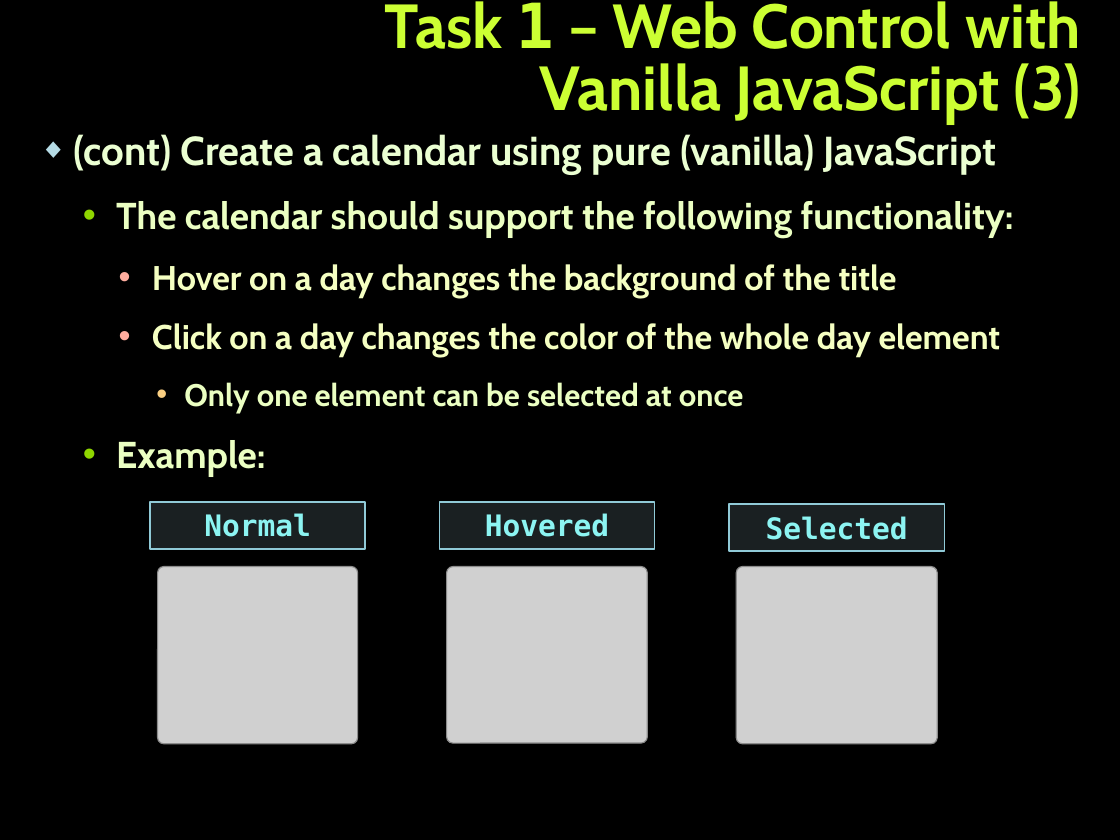
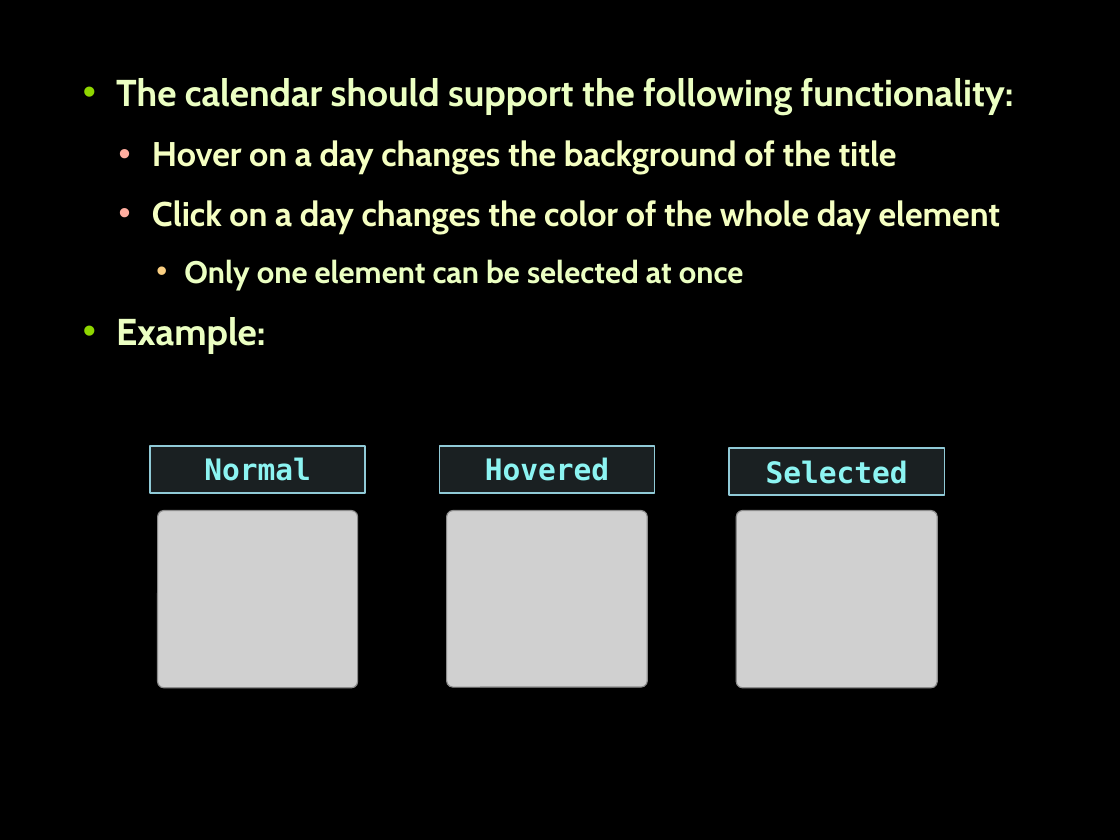
Before and after one commit to Termininja/TelerikAcademy, a slide deck: slide 3 of JavaScript/JS UI & DOM/12. Exam Preparation/Exam Preparation.pptx (slide 4 before the commit). Drawn at 1120x840 pixels with LibreOffice and Linux fonts; fonts in the diff are those of the drawing; grey boxes stand for pictures; background and template pictures are left out. Boxes give left, top, right and bottom in pixels: in the first picture for what was removed or moved away, otherwise in the second. Text is boxed around its words. In the diff, an @@ line names an element or a change of style, - is before the commit and + after.

```diff
--- a/JavaScript/JS UI & DOM/12. Exam Preparation/Exam Preparation.pptx
+++ b/JavaScript/JS UI & DOM/12. Exam Preparation/Exam Preparation.pptx
@@ title removed at bbox=[384, 1, 1081, 124] @@
-Task 1 – Web Control with Vanilla JavaScript (3)
@@ 3 pictures, 3 rectangles, 1 text: place and size @@
-3 pictures, 3 rectangles, 1 text at bbox=[74, 134, 1014, 744]
+3 pictures, 3 rectangles, 1 text at bbox=[116, 78, 1014, 688]
@@ text at bbox=[74, 134, 996, 175]: paragraph removed @@
-◆ (cont) Create a calendar using pure (vanilla) JavaScript
```
Also in this commit, not shown: 4 other slides changed, 3 slides removed, 5 other files.
